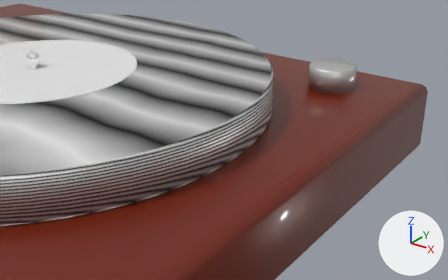
One commit to the Blender file models/turntable2.blend: the scene before it, then after it.
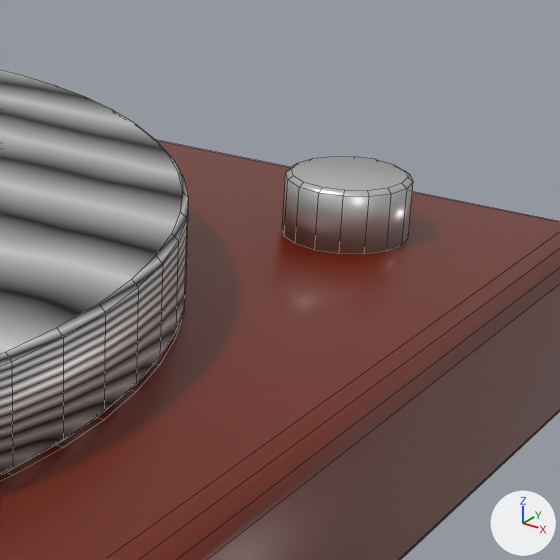
Each version is shown from a 50 mm lens placed at (2.976, -2.158, 1.58), pointed at (0.812, 0.773, -0.073), then close up on the part from 45% to 92% of the width and 0% to 74% of the height. The lights are fixed; the arrows at lower right show +X, +Y and +Z. The close-ups show mesh edges as thin lines.

In view in the first close-up: 'Deck', 'Platter', 'Switch'.
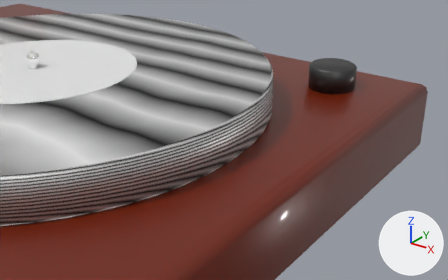
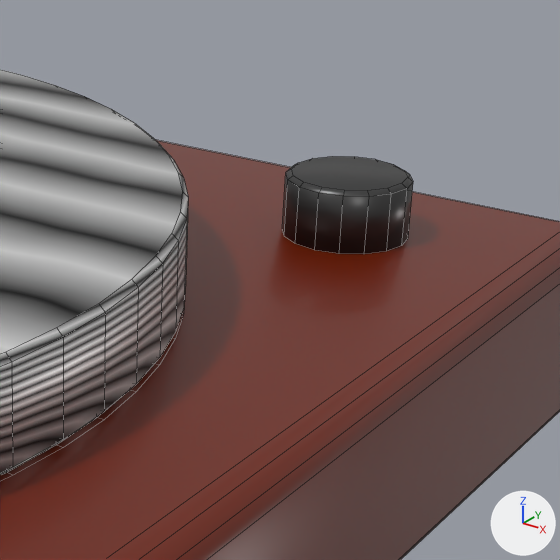
Where the change shows, as pixel boxes (x1, y1, x2, y2) in the close-ups (560 x 560 px):
'Switch', recoloured: (282, 156, 413, 254) in both

Patch to the scene script:
```diff
--- a/models/turntable2.blend.py
+++ b/models/turntable2.blend.py
@@ mat_switch @@
+mat_switch = principled_material('Switch')
+mat_switch.base_color = (0.0786, 0.0786, 0.0786)  # dark grey #4f4f4f
+mat_switch.metallic = 0.76
+mat_switch.roughness = 0.36
@@ me_cylinder_017 @@
 me_cylinder_017.from_pydata(...)  # 48 vertices, 34 faces; spans x -0.15..0.15, y -0.15..0.15, z -0.1..0.1
-me_cylinder_017.materials.append(mat_aluminium)  # light grey #cfcfcf
+me_cylinder_017.materials.append(mat_switch)  # dark grey #4f4f4f
```
